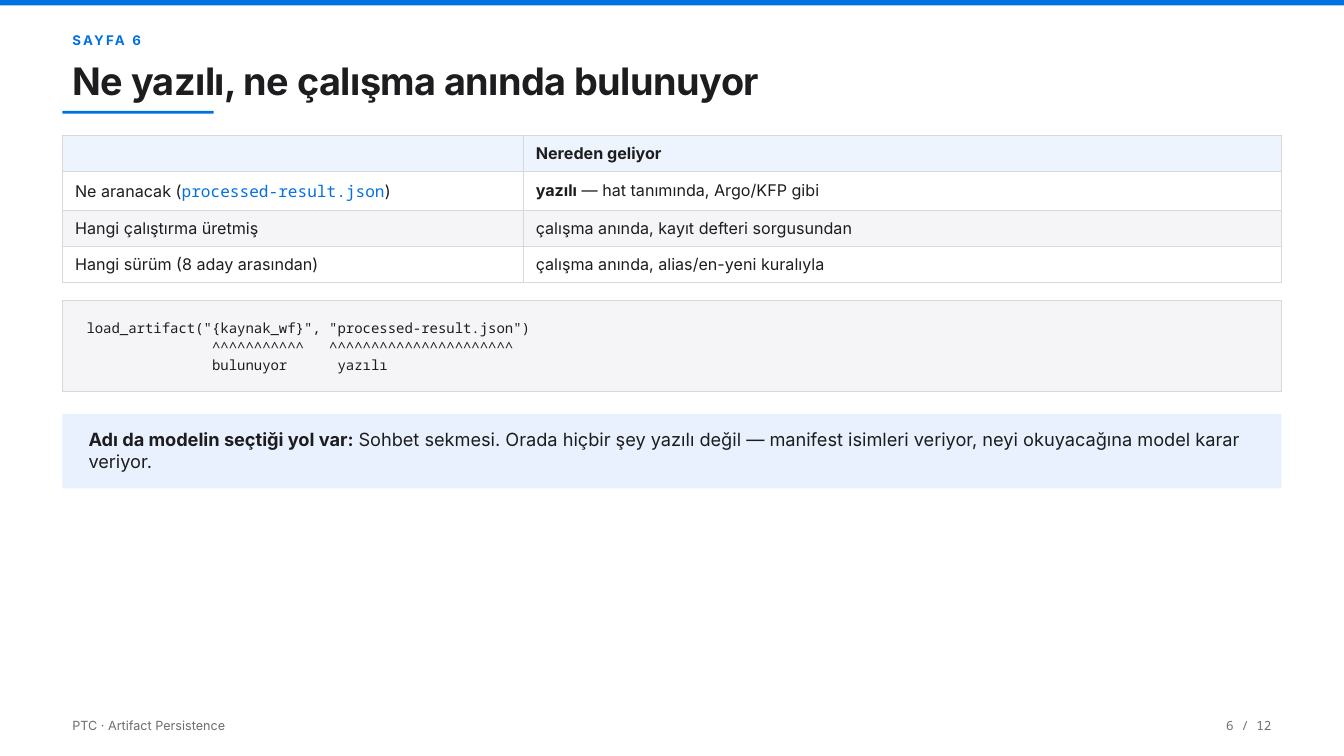
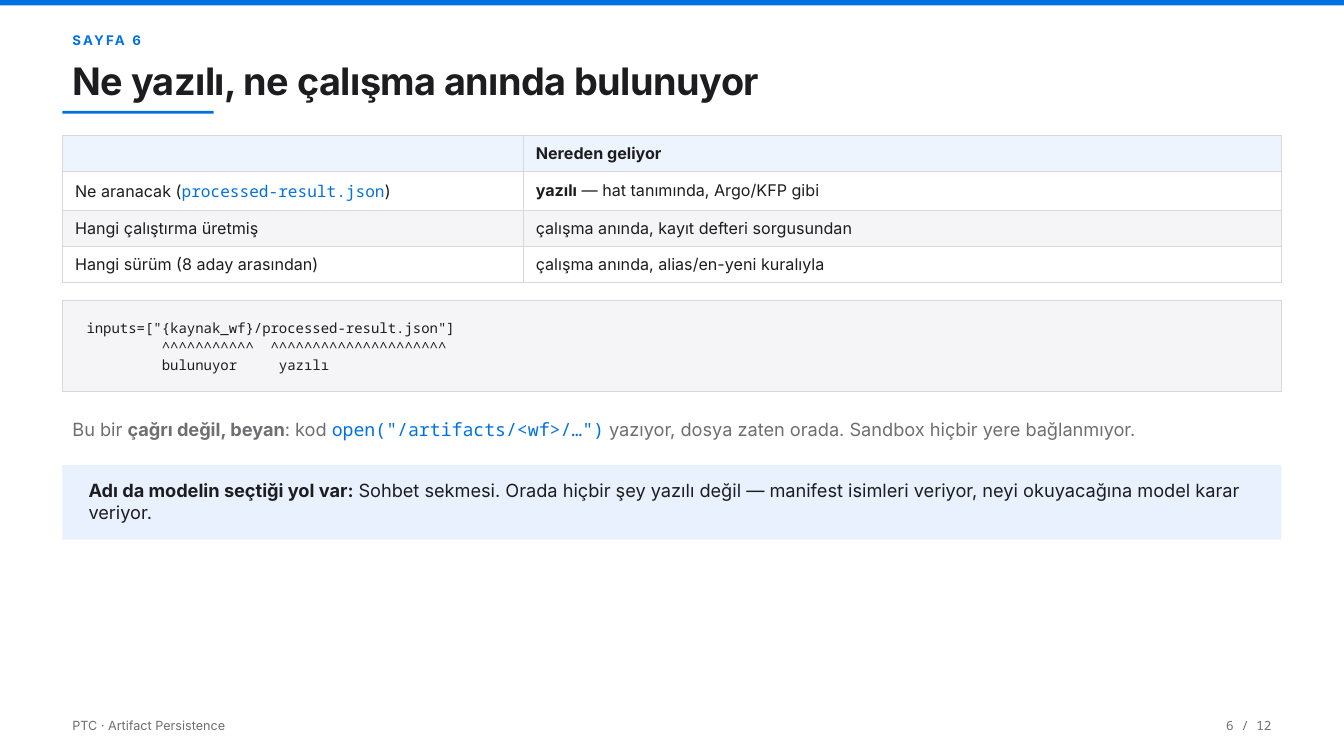
Before and after one commit to AltanReisoglu/Data-Science-Reports, a slide deck: slide 9 of ptc_art/PTC_Sunum_Karsilastirma.pptx (slide 7 before the commit). Drawn at 1344x756 pixels with LibreOffice and Linux fonts; fonts in the diff are those of the drawing. Boxes give left, top, right and bottom in pixels: in the first picture for what was removed or moved away, otherwise in the second. Text is boxed around its words. In the diff, an @@ line names an element or a change of style, - is before the commit and + after.

```diff
--- a/ptc_art/PTC_Sunum_Karsilastirma.pptx
+++ b/ptc_art/PTC_Sunum_Karsilastirma.pptx
@@ text at bbox=[87, 322, 455, 337]: text changed @@
-load_artifact("{kaynak_wf}", "processed-result.json")
-^^^^^^^^^^^ ^^^^^^^^^^^^^^^^^^^^^^
+inputs=["{kaynak_wf}/processed-result.json"]
+^^^^^^^^^^^ ^^^^^^^^^^^^^^^^^^^^^
@@ text added at bbox=[72, 422, 1136, 441], 13 pt, text #6E6E73 @@
+Bu bir çağrı değil, beyan: kod open("/artifacts/<wf>/…") yazıyor, dosya zaten orada. Sandbox hiçbir yere bağlanmıyor.
@@ rectangle: place and size @@
-rectangle at bbox=[63, 414, 1281, 489]
+rectangle at bbox=[63, 466, 1281, 540]
@@ text "Adı da modelin seçtiği yol ...": place and size @@
-text "Adı da modelin seçtiği yol ..." at bbox=[89, 432, 1239, 472]
+text "Adı da modelin seçtiği yol ..." at bbox=[89, 483, 1239, 523]
```
Also in this commit, not shown: 6 other slides changed, 2 slides added, 6 other files.
